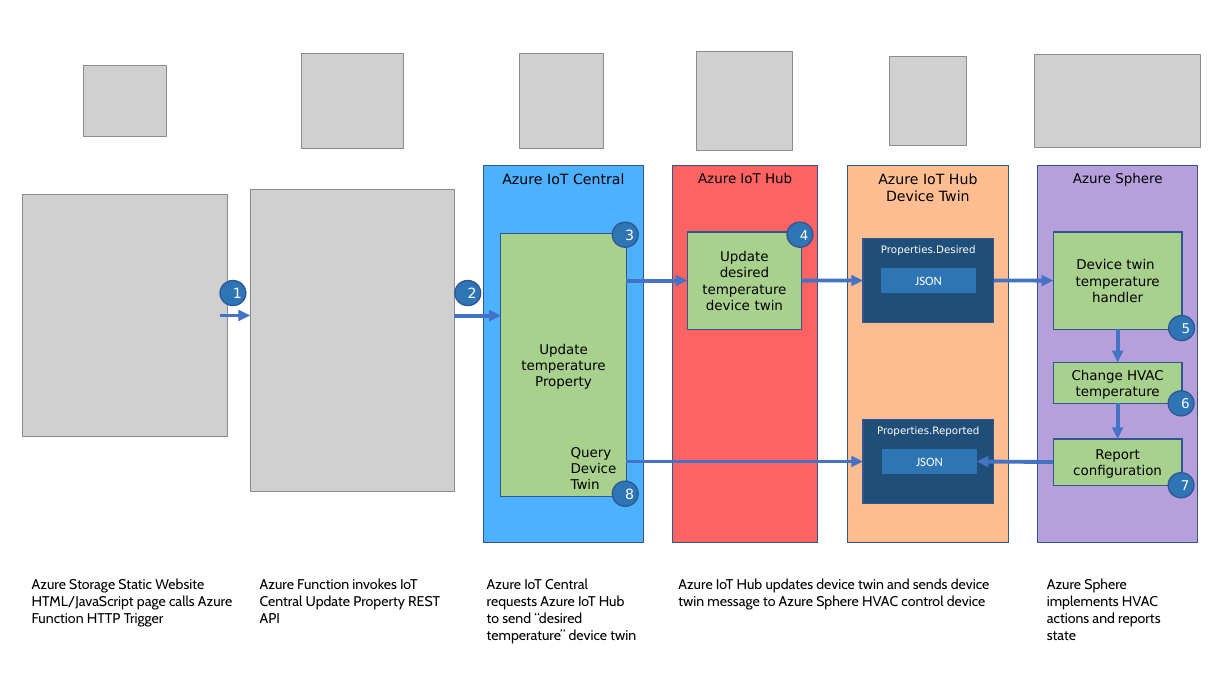
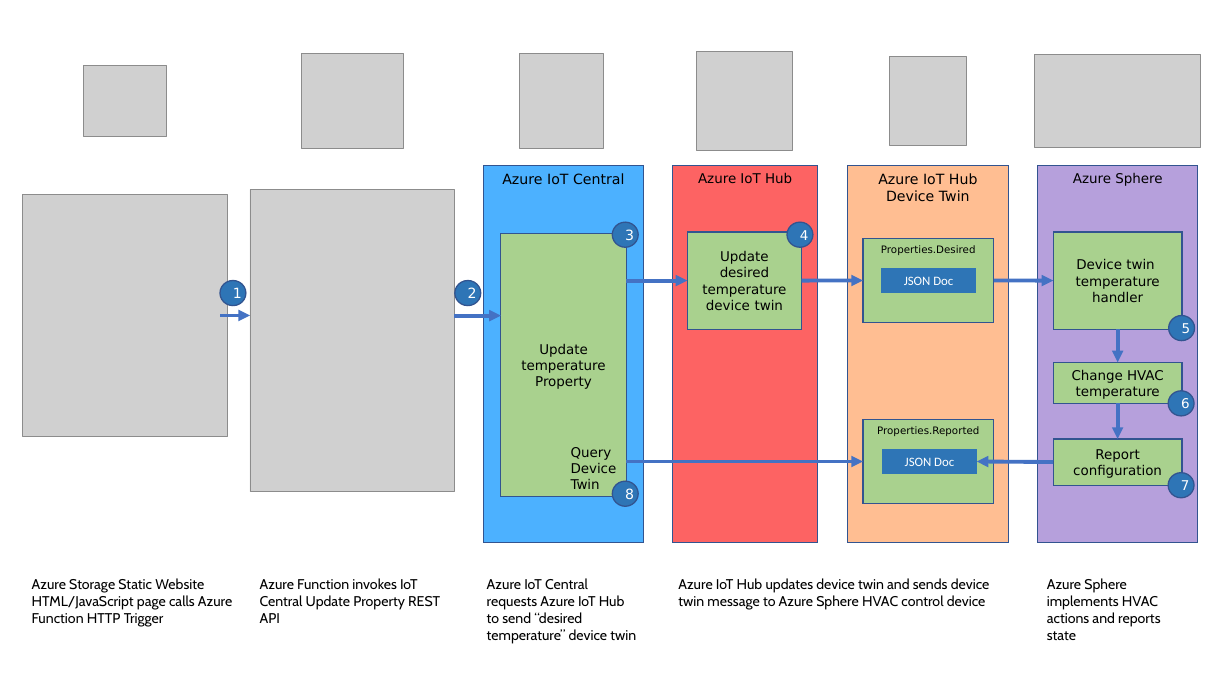
Before and after one commit to gloveboxes/Azure-Sphere-Learning-Path, a slide deck: slide 1 of samples/IoT_Central_REST_Hvac_Control/Hvac.Control.JavaScript.REST.Client/architecture.pptx (slide 2 before the commit). Drawn at 1232x693 pixels with LibreOffice and Linux fonts; fonts in the diff are those of the drawing; grey boxes stand for pictures; background and template pictures are left out. Boxes give left, top, right and bottom in pixels: in the first picture for what was removed or moved away, otherwise in the second. Text is boxed around its words. In the diff, an @@ line names an element or a change of style, - is before the commit and + after.

```diff
--- a/samples/IoT_Central_REST_Hvac_Control/Hvac.Control.JavaScript.REST.Client/architecture.pptx
+++ b/samples/IoT_Central_REST_Hvac_Control/Hvac.Control.JavaScript.REST.Client/architecture.pptx
@@ rectangle "Properties.Desired" at box(863, 238, 994, 323): text colour #FFFFFF to #000000; fill #1F4E79 to #A9D18E @@
@@ text in rectangle at box(904, 276, 953, 285): text changed @@
-JSON
+JSON Doc
@@ rectangle "Properties.Reported" at box(863, 420, 994, 504): text colour #FFFFFF to #000000; fill #1F4E79 to #A9D18E @@
@@ text in rectangle at box(905, 457, 954, 466): text changed @@
-JSON
+JSON Doc
```
Also in this commit, not shown: 1 slide removed, 1 other file.
